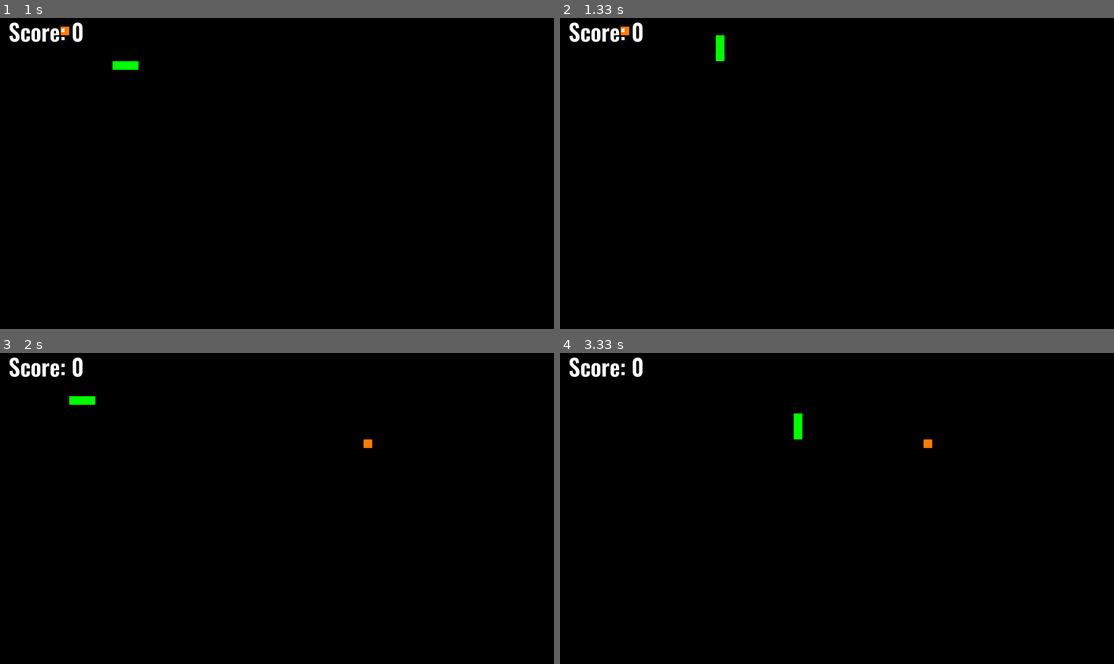
Above: before the commit, frames 1-4 (two rows, left to right).
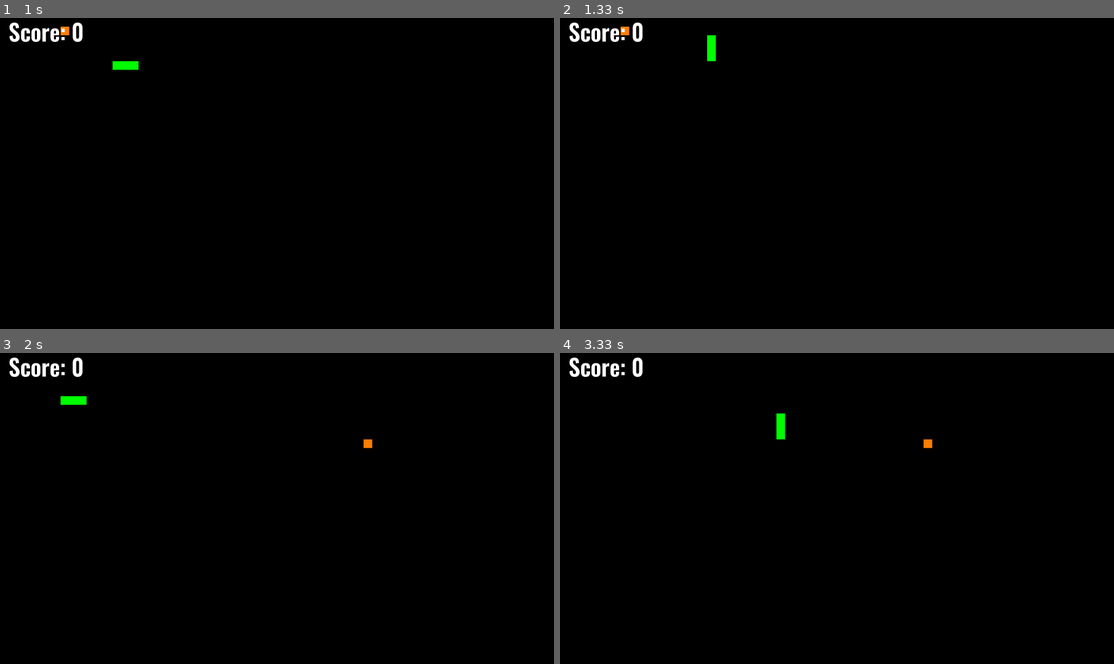
Above: after the commit, the same moments.

Repository: hutgib2/games_site
Game: pygame game, started from games/snake/src/main.py
Two runs of this game, one before a commit and one after it. Both use one fixed random seed, a clock stepped at 60 frames per second and the inputs below.
Inputs:
- Up to frame 1 (1 s): tap Enter at 0.33 s
- Up to frame 2 (1.33 s): hold W from 1.17 s (still down)
- Up to frame 3 (2 s): release W at 1.63 s; tap Enter at 1.67 s
- Up to frame 4 (3.33 s): hold S from 3.07 s (still down)

Frame 1 is identical in both runs. In frame 2, 0.3% of the frame differs, in the area x 26-30%, y 5-15%; in frame 3, 0.1%; in frame 4, 0.3%, in the area x 39-44%, y 19-28%.

Commit message:
added slow snake powerup.

Diff:
--- a/games/snake/src/game/snake.py
+++ b/games/snake/src/game/snake.py
@@ -13,6 +13,8 @@
 # 3. Score multiplier (done)
 # 4. bigger orange (done)
 # 5. pass through body (done)
+# 6. slower snake (done)
+# 7. snake teleport
 
 # Steps for adding a feature:
 # 1. locate where in the file we need to write new code
@@ -29,17 +31,18 @@
         self.direction = (0, 1)
         self.food = [(randint(1, ROWS-2), randint(1, COLS-2))]
         self.running = True
-        self.clock= AsyncClock(fps=16)
+        self.clock= AsyncClock(fps=15)
 
         # powerup
         self.powerup = None
         self.powerup_pos = None
         self.powerup_list = [
-            'shrink',
+            # 'shrink',
             'multiplier',
             'bounce',
             'grow',
             'ghost',
+            'slow',
         ]
         self.powerup_color_map = {
             'shrink': '#FF0000',
@@ -47,6 +50,7 @@
             'bounce': '#0000FF',
             'grow': '#FF00FF',
             'ghost': '#FFFFFF',
+            'slow': '#00FFFF'
         }
         self.powerup_spawn_timer = Timer(15 * 1000, self.spawn_powerup, repeat=True, autostart=True)
         self.can_bounce = False
@@ -102,6 +106,8 @@
                 self.increase_food_size()
             case 'ghost':
                 self.is_ghost = True
+            case 'slow':
+                self.clock= AsyncClock(fps=5)
 
         self.powerup_timer = Timer(10 * 1000, self.deactivate_powerup, autostart=True)
 
@@ -118,6 +124,8 @@
                 self.food.pop()
             case 'ghost':
                 self.is_ghost = False
+            case 'slow':
+                self.clock= AsyncClock(fps=15)
         self.powerup_timer = None
 
     def bounce(self):
@@ -152,7 +160,7 @@
 
     async def run(self):
         while self.running:
-            await self.clock.tick()
+            self.dt = await self.clock.tick() / 1000
             for event in pygame.event.get():
                 if event.type == pygame.QUIT:
                     self.running = False
